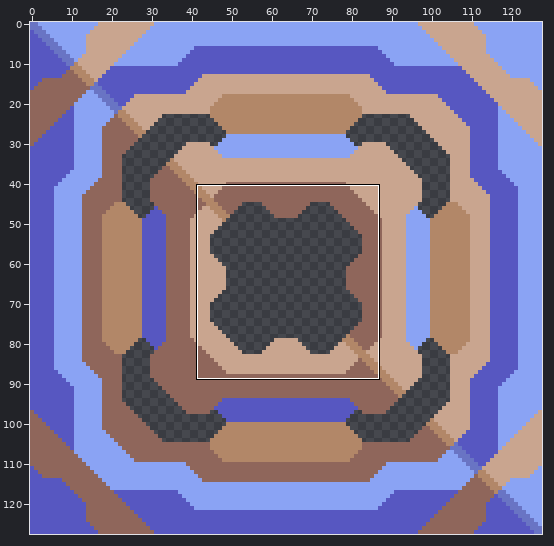
Sprite sheet: sprites/blocks/defense/a02-combined-wall-top.png. The first picture is a wide view before the edit; the outline marks the close-up.
Close-up. First the earlier version:
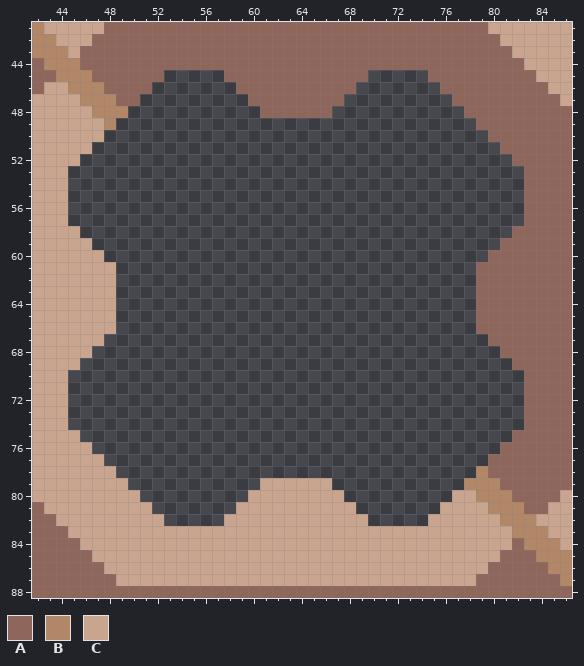
The file is 128x128 pixels. Shown: x 42..86, y 41..88.
Palette (. is transparent): A #8f665b  B #b28768  C #c9a58f
Pixels before, first column x 42:
41 BCCCCCAAAAAAAAAAAAAAAAAAAAAAAAAAAAAAAACCCCCCC
42 BBCCCAAAAAAAAAAAAAAAAAAAAAAAAAAAAAAAAAACCCCCC
43 BBBCAAAAAAAAAAAAAAAAAAAAAAAAAAAAAAAAAAAACCCCC
44 ABBBAAAAAAAAAAAAAAAAAAAAAAAAAAAAAAAAAAAAACCCC
45 AABBBAAAAAA.....AAAAAAAAAAAA.....AAAAAAAAACCC
46 ACCBBBAAAA.......AAAAAAAAAA.......AAAAAAAAACC
47 CCCCBBBAA.........AAAAAAAA.........AAAAAAAAAC
48 CCCCCBBB...........AAAAAA...........AAAAAAAAA
49 CCCCCCB..............................AAAAAAAA
50 CCCCCC................................AAAAAAA
51 CCCCC..................................AAAAAA
52 CCCC....................................AAAAA
53 CCC......................................AAAA
54 CCC......................................AAAA
55 CCC......................................AAAA
56 CCC......................................AAAA
57 CCC......................................AAAA
58 CCCC....................................AAAAA
59 CCCCC..................................AAAAAA
60 CCCCCC................................AAAAAAA
61 CCCCCCC..............................AAAAAAAA
62 CCCCCCC..............................AAAAAAAA
63 CCCCCCC..............................AAAAAAAA
64 CCCCCCC..............................AAAAAAAA
65 CCCCCCC..............................AAAAAAAA
66 CCCCCCC..............................AAAAAAAA
67 CCCCCC................................AAAAAAA
68 CCCCC..................................AAAAAA
69 CCCC....................................AAAAA
70 CCC......................................AAAA
71 CCC......................................AAAA
72 CCC......................................AAAA
73 CCC......................................AAAA
74 CCC......................................AAAA
75 CCCC....................................AAAAA
76 CCCCC..................................AAAAAA
77 CCCCCC................................AAAAAAA
78 CCCCCCC..............................BAAAAAAA
79 CCCCCCCC...........CCCCCC...........BBBAAAAAA
80 CCCCCCCCC.........CCCCCCCC.........CCBBBAAAAC
81 ACCCCCCCCC.......CCCCCCCCCC.......CCCCBBBAACC
82 AACCCCCCCCC.....CCCCCCCCCCCC.....CCCCCCBBBCCC
83 AAACCCCCCCCCCCCCCCCCCCCCCCCCCCCCCCCCCCCCBBBCC
84 AAAACCCCCCCCCCCCCCCCCCCCCCCCCCCCCCCCCCCCABBBC
85 AAAAACCCCCCCCCCCCCCCCCCCCCCCCCCCCCCCCCCAAABBB
86 AAAAAACCCCCCCCCCCCCCCCCCCCCCCCCCCCCCCCAAAAABB
87 AAAAAAACCCCCCCCCCCCCCCCCCCCCCCCCCCCCCAAAAAAAB
88 AAAAAAAAAAAAAAAAAAAAAAAAAAAAAAAAAAAAAAAAAAAAA
Once edited:
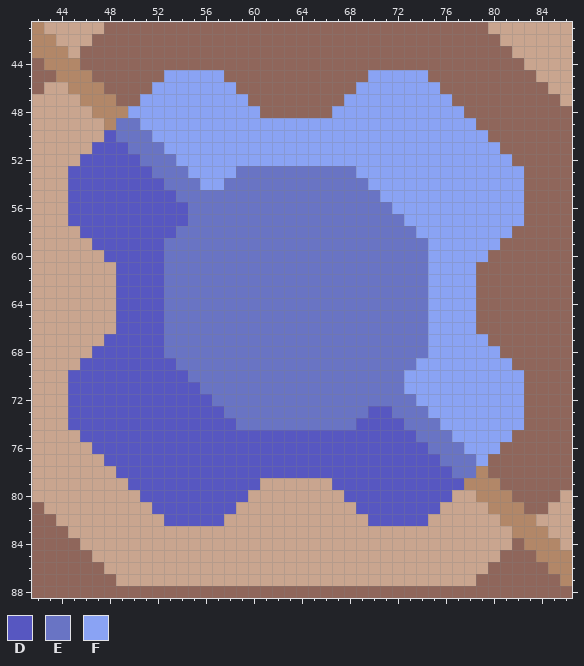
Colours new in this view: D #5757c1  E #6974c4  F #8aa3f4
Change:
Changed rows in their new state; - is an unchanged pixel.
first column x 45:
45 --------FFFFF------------FFFFF--------
46 -------FFFFFFF----------FFFFFFF-------
47 ------FFFFFFFFF--------FFFFFFFFF------
48 -----FFFFFFFFFFF------FFFFFFFFFFF-----
49 ----EEFFFFFFFFFFFFFFFFFFFFFFFFFFFF----
50 ---DEEEFFFFFFFFFFFFFFFFFFFFFFFFFFFF---
51 --DDDEEEFFFFFFFFFFFFFFFFFFFFFFFFFFFF--
52 -DDDDDEEEFFFFFFFFFFFFFFFFFFFFFFFFFFFF-
53 DDDDDDDEEEFFFFEEEEEEEEEEFFFFFFFFFFFFFF
54 DDDDDDDDEEEFFEEEEEEEEEEEEFFFFFFFFFFFFF
55 DDDDDDDDDEEEEEEEEEEEEEEEEEFFFFFFFFFFFF
56 DDDDDDDDDDEEEEEEEEEEEEEEEEEFFFFFFFFFFF
57 DDDDDDDDDDEEEEEEEEEEEEEEEEEEFFFFFFFFFF
58 -DDDDDDDDEEEEEEEEEEEEEEEEEEEEFFFFFFFF-
59 --DDDDDDEEEEEEEEEEEEEEEEEEEEEEFFFFFF--
60 ---DDDDDEEEEEEEEEEEEEEEEEEEEEEFFFFF---
61 ----DDDDEEEEEEEEEEEEEEEEEEEEEEFFFF----
62 ----DDDDEEEEEEEEEEEEEEEEEEEEEEFFFF----
63 ----DDDDEEEEEEEEEEEEEEEEEEEEEEFFFF----
64 ----DDDDEEEEEEEEEEEEEEEEEEEEEEFFFF----
65 ----DDDDEEEEEEEEEEEEEEEEEEEEEEFFFF----
66 ----DDDDEEEEEEEEEEEEEEEEEEEEEEFFFF----
67 ---DDDDDEEEEEEEEEEEEEEEEEEEEEEFFFFF---
68 --DDDDDDEEEEEEEEEEEEEEEEEEEEEEFFFFFF--
69 -DDDDDDDDEEEEEEEEEEEEEEEEEEEEFFFFFFFF-
70 DDDDDDDDDDEEEEEEEEEEEEEEEEEEFFFFFFFFFF
71 DDDDDDDDDDDEEEEEEEEEEEEEEEEEFFFFFFFFFF
72 DDDDDDDDDDDDEEEEEEEEEEEEEEEEEFFFFFFFFF
73 DDDDDDDDDDDDDEEEEEEEEEEEEDDEEEFFFFFFFF
74 DDDDDDDDDDDDDDEEEEEEEEEEDDDDEEEFFFFFFF
75 -DDDDDDDDDDDDDDDDDDDDDDDDDDDDEEEFFFFF-
76 --DDDDDDDDDDDDDDDDDDDDDDDDDDDDEEEFFF--
77 ---DDDDDDDDDDDDDDDDDDDDDDDDDDDDEEEF---
78 ----DDDDDDDDDDDDDDDDDDDDDDDDDDDDEE----
79 -----DDDDDDDDDDD------DDDDDDDDDDD-----
80 ------DDDDDDDDD--------DDDDDDDDD------
81 -------DDDDDDD----------DDDDDDD-------
82 --------DDDDD------------DDDDD--------
Where, in picture pixels (left, top, right, bottom), the same in both close-ups:
added: (68, 70, 524, 526)
